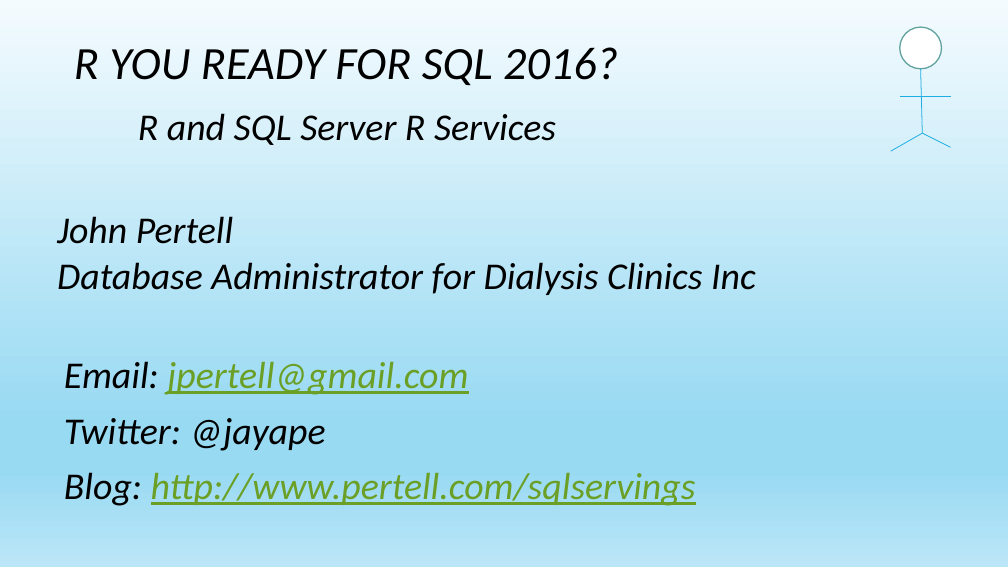
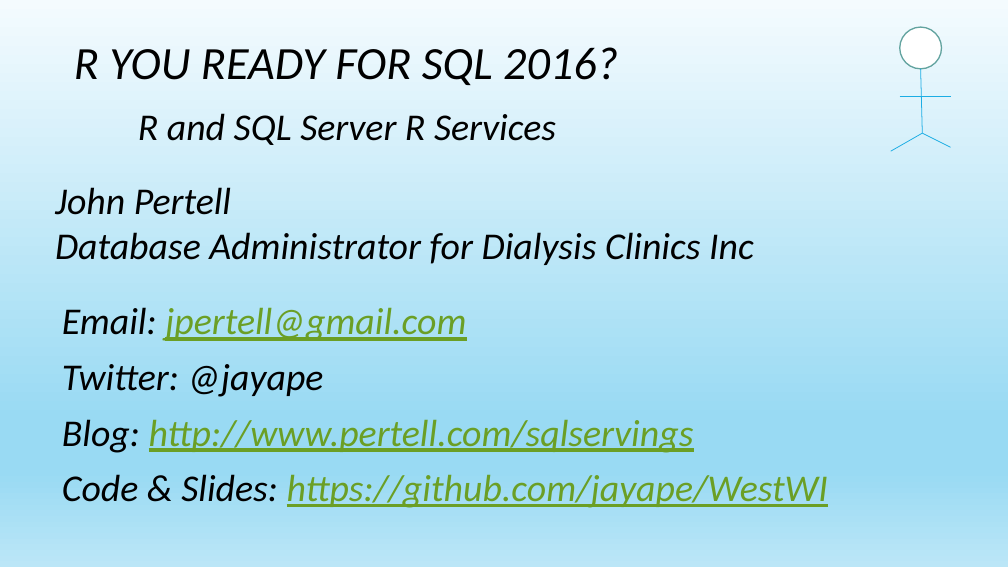
Before and after one commit to jayape/WestWI, a slide deck: slide 1 of R Session.pptx. Drawn at 1008x567 pixels with LibreOffice and Linux fonts; fonts in the diff are those of the drawing. Boxes give left, top, right and bottom in pixels: in the first picture for what was removed or moved away, otherwise in the second. Text is boxed around its words. In the diff, an @@ line names an element or a change of style, - is before the commit and + after.

```diff
--- a/R Session.pptx
+++ b/R Session.pptx
@@ text "John Pertell": place and size @@
-text "John Pertell" at (57, 216, 756, 295)
+text "John Pertell" at (55, 187, 754, 265)
@@ text "Email: jpertell@gmail.com": place and size @@
-text "Email: jpertell@gmail.com" at (64, 361, 696, 506)
+text "Email: jpertell@gmail.com" at (62, 307, 828, 508)
@@ text at (62, 474, 828, 508): paragraph added @@
+  Code & Slides: https://github.com/jayape/WestWI
```
Also in this commit, not shown: 2 other slides changed, 1 other file.
